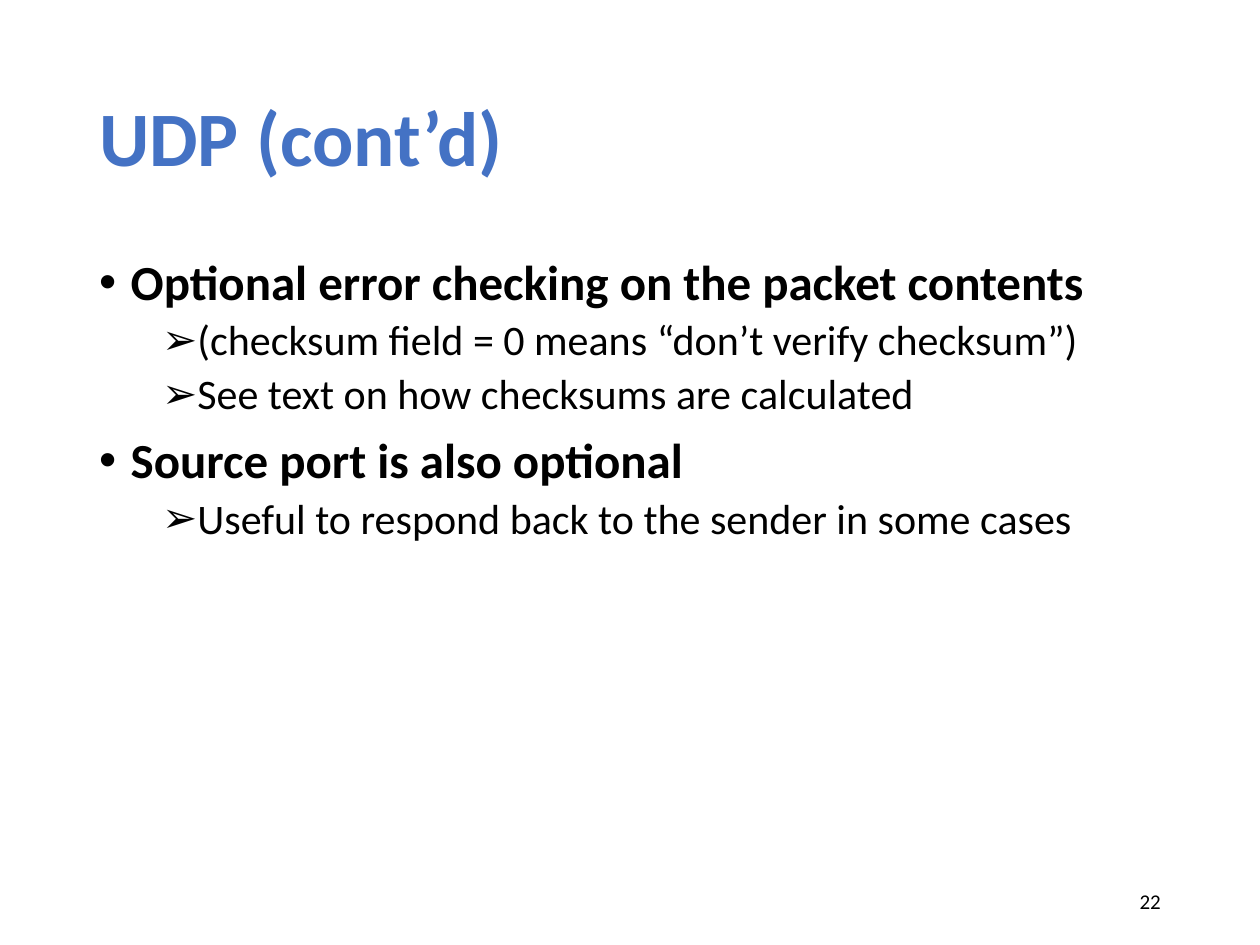
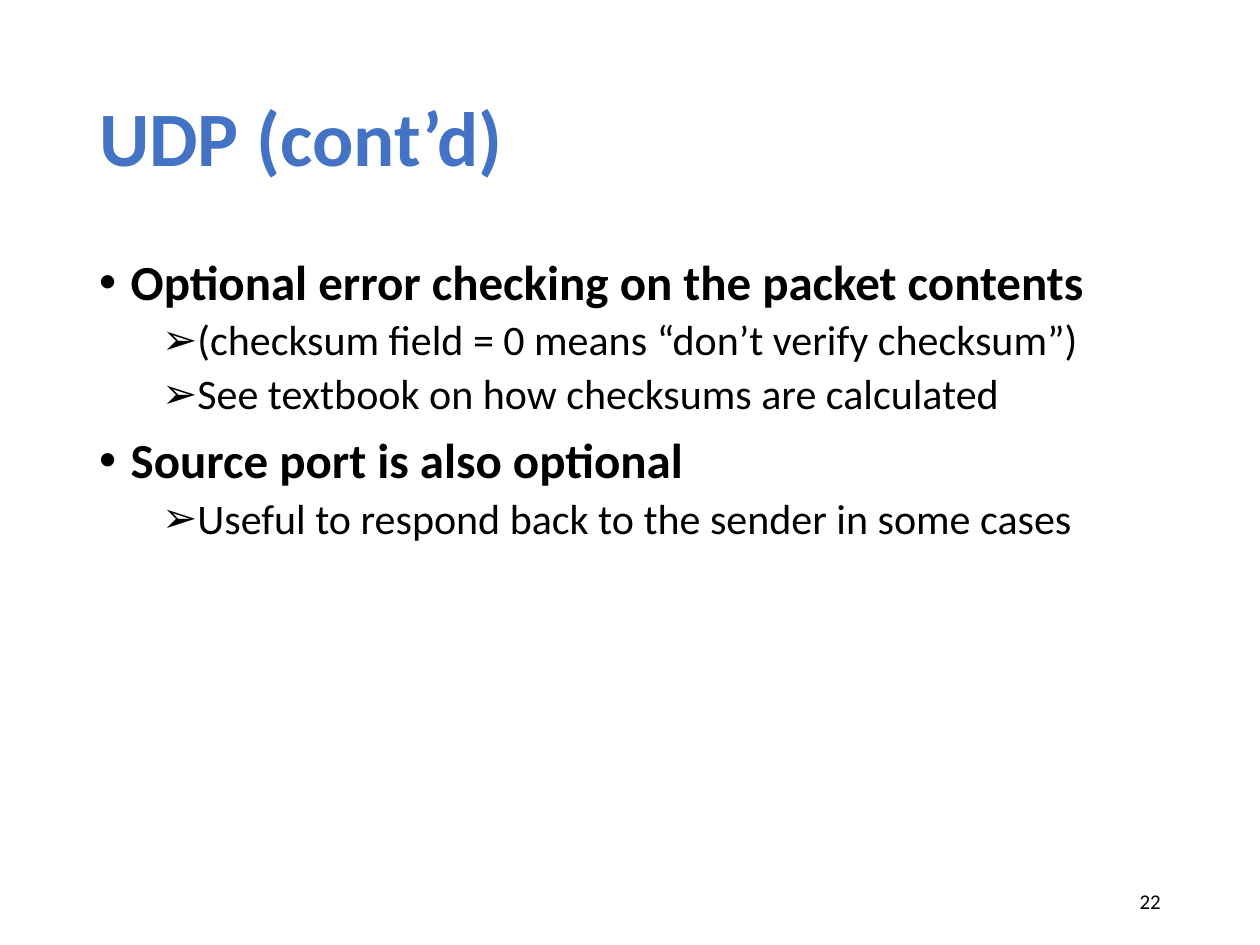
Before and after one commit to xinjin/course-net, a slide deck: slide 22 of slides/lec06_transport.pptx. Drawn at 1260x945 pixels with LibreOffice and Linux fonts; fonts in the diff are those of the drawing. Boxes give left, top, right and bottom in pixels: in the first picture for what was removed or moved away, otherwise in the second. Text is boxed around its words. In the diff, an @@ line names an element or a change of style, - is before the commit and + after.

```diff
--- a/slides/lec06_transport.pptx
+++ b/slides/lec06_transport.pptx
@@ text at (x1=197, y1=379, x2=999, y2=410): text changed @@
-  ➢ See text on how checksums are calculated
+  ➢ See textbook on how checksums are calculated
```
Also in this commit, not shown: 4 other slides changed, 1 slide added, 1 other file.
